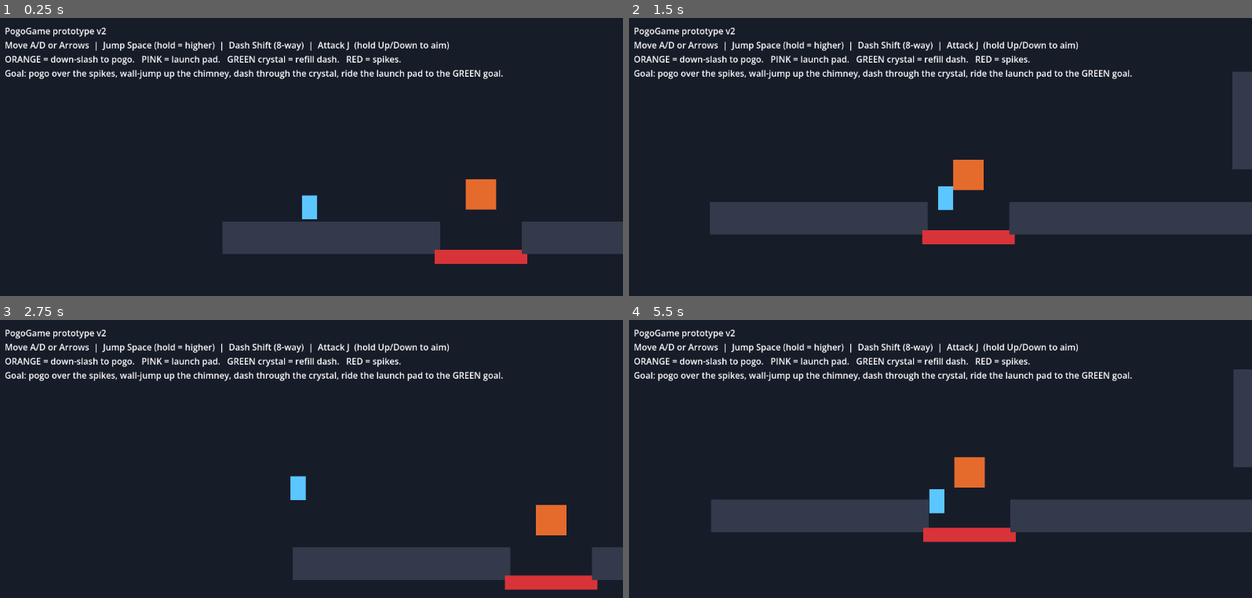
Above: before the commit, frames 1-4 (two rows, left to right).
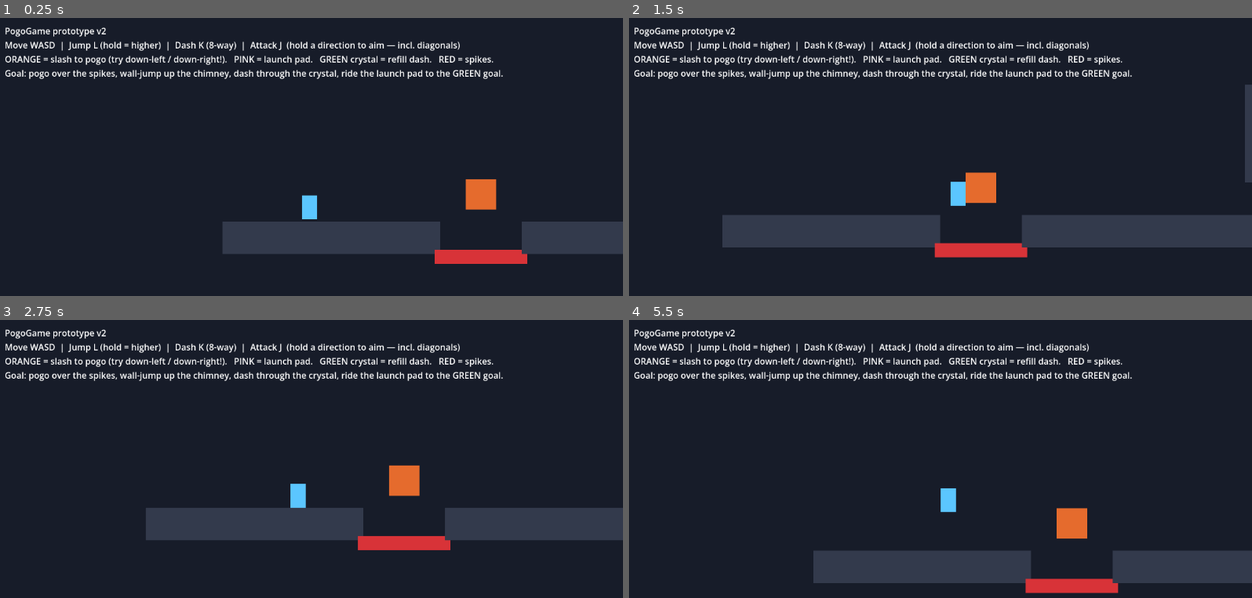
Above: after the commit, the same moments.

Repository: JL7024/PogoGame
Game: Godot game, scene res://Main.tscn
Same seed, same stepped clock (60 frames per second), same inputs: the game is played once before the commit and once after it.
Inputs:
- Up to frame 1 (0.25 s): no input
- Up to frame 2 (1.5 s): hold D (right) from 0.53 s (still down); tap J (attack) at 0.6 s; tap L (jump, bound only after the commit) at 0.77, 1.07 s; tap K (dash, bound only after the commit) at 0.8, 1.35 s
- Up to frame 3 (2.75 s): tap L (jump, bound only after the commit) at 1.52, 1.82 s; tap Shift (dash, bound only before the commit) at 1.55, 2.1 s; release D (right) at 2.03 s; hold A (left) from 2.03 s (still down); tap Z at 2.3 s
- Up to frame 4 (5.5 s): release A (left) at 2.78 s; hold D (right) 2.78-4.28 s; tap Z at 2.85 s; tap L (jump, bound only after the commit) at 3.02, 3.32, 3.77, 3.8, 4.07, 4.35, 4.52, 4.82 s; tap X at 3.05, 3.6 s; hold A (left) 4.28-5.03 s; tap Space (jump, bound only before the commit) at 4.55, 5.1 s; hold D (right) from 5.03 s (still down); tap J (attack) at 5.3 s

The runs differ from the first frame. In frame 1, 2.3% of the frame differs, in the area x 4-80%, y 8-17%; in frame 2, 12%; in frame 3, 16%; in frame 4, 21%, in the area x 4-100%, y 8-99%.

Commit message:
v3: remap controls (L jump / K dash / J attack) + 8-directional attack with diagonal pogo

Diff:
--- a/Main.gd
+++ b/Main.gd
@@ -16,9 +16,9 @@
 	_add_action("right",  [KEY_D, KEY_RIGHT])
 	_add_action("up",     [KEY_W, KEY_UP])
 	_add_action("down",   [KEY_S, KEY_DOWN])
-	_add_action("jump",   [KEY_SPACE, KEY_Z])
-	_add_action("dash",   [KEY_SHIFT, KEY_L])
-	_add_action("attack", [KEY_J, KEY_X])
+	_add_action("jump",   [KEY_L])
+	_add_action("dash",   [KEY_K])
+	_add_action("attack", [KEY_J])
 
 func _add_action(act: String, keys: Array) -> void:
 	if not InputMap.has_action(act):
@@ -116,7 +116,7 @@
 	add_child(cl)
 	hud = Label.new()
 	hud.position = Vector2(16, 12)
-	hud.text = "PogoGame prototype v2\nMove A/D or Arrows  |  Jump Space (hold = higher)  |  Dash Shift (8-way)  |  Attack J  (hold Up/Down to aim)\nORANGE = down-slash to pogo.   PINK = launch pad.   GREEN crystal = …(150 unchanged characters)…
+	hud.text = "PogoGame prototype v2\nMove WASD  |  Jump L (hold = higher)  |  Dash K (8-way)  |  Attack J  (hold a direction to aim — incl. diagonals)\nORANGE = slash to pogo (try down-left / down-right!).   PINK = launch pad.   GREEN crystal = …(150 unchanged characters)…
 	cl.add_child(hud)
 
 func _rect_poly(size: Vector2, color: Color) -> Polygon2D:
--- a/Player.gd
+++ b/Player.gd
@@ -234,22 +234,21 @@
 			hitbox_vis.visible = false
 
 func _start_attack() -> void:
-	if Input.is_action_pressed("down"):
-		attack_dir = Vector2.DOWN
-	elif Input.is_action_pressed("up"):
-		attack_dir = Vector2.UP
-	else:
-		attack_dir = Vector2(facing, 0.0)
-	var reach := 36.0
-	if attack_dir == Vector2.DOWN:
-		hb_rect.size = Vector2(40, 36)
-		hitbox_shape.position = Vector2(0, reach)
-	elif attack_dir == Vector2.UP:
-		hb_rect.size = Vector2(40, 36)
-		hitbox_shape.position = Vector2(0, -reach)
-	else:
-		hb_rect.size = Vector2(34, 40)
-		hitbox_shape.position = Vector2(reach * attack_dir.x, 0)
+	# 8-directional aim: hold any combination of WASD; default = facing
+	var ax := Input.get_axis("left", "right")
+	var ay := Input.get_axis("up", "down")
+	var v := Vector2(ax, ay)
+	if v == Vector2.ZERO:
+		v = Vector2(facing, 0.0)
+	attack_dir = v.normalized()
+	var reach := 34.0
+	if absf(attack_dir.x) > 0.1 and absf(attack_dir.y) > 0.1:
+		hb_rect.size = Vector2(40, 40)        # diagonal
+	elif absf(attack_dir.y) > absf(attack_dir.x):
+		hb_rect.size = Vector2(40, 36)        # up / down
+	else:
+		hb_rect.size = Vector2(34, 40)        # left / right
+	hitbox_shape.position = attack_dir * reach
 	var hx := hb_rect.size.x * 0.5
 	var hy := hb_rect.size.y * 0.5
 	var c := hitbox_shape.position
@@ -275,14 +274,8 @@
 	if hit.has_meta("launch"):
 		velocity = hit.get_meta("launch")
 		bounce_timer = maxf(bounce_timer, 0.18)
-	elif attack_dir == Vector2.DOWN:
-		velocity.y = pogo_up
-	elif attack_dir == Vector2.UP:
-		velocity.y = pogo_down
-	elif attack_dir.x > 0.0:
-		velocity.x = -pogo_side
-	else:
-		velocity.x = pogo_side
+	else:
+		_apply_bounce()
 	shake = shake_on_pogo
 	_squash(Vector2(0.8, 1.25))
 	if hit is Node2D:
@@ -290,6 +283,16 @@
 		n.scale = Vector2(1.25, 0.78)
 		var tw := create_tween()
 		tw.tween_property(n, "scale", Vector2.ONE, 0.16)
+
+func _apply_bounce() -> void:
+	# Bounce opposite the slash direction. Diagonals push both axes, so a
+	# down-right slash launches you up-left, etc.
+	if absf(attack_dir.x) > 0.1:
+		velocity.x = -signf(attack_dir.x) * pogo_side
+	if attack_dir.y > 0.1:        # slashed downward -> launch up
+		velocity.y = pogo_up
+	elif attack_dir.y < -0.1:     # slashed upward -> slam down
+		velocity.y = pogo_down
 
 func _on_sensor_area(area: Area2D) -> void:
 	if area.is_in_group("hazard"):
--- a/project.godot
+++ b/project.godot
@@ -1,5 +1,10 @@
-; Engine configuration file for the PogoGame prototype.
-; (Auto-loadable by Godot 4.6 — open this folder from the Project Manager.)
+; Engine configuration file.
+; It's best edited using the editor UI and not directly,
+; since the parameters that go here are not all obvious.
+;
+; Format:
+;   [section] ; section goes between []
+;   param=value ; assign values to parameters
 
 config_version=5
 
@@ -9,11 +14,6 @@
 run/main_scene="res://Main.tscn"
 config/features=PackedStringArray("4.6", "GL Compatibility")
 
-[display]
-
-window/size/viewport_width=1152
-window/size/viewport_height=648
-
 [rendering]
 
 renderer/rendering_method="gl_compatibility"
